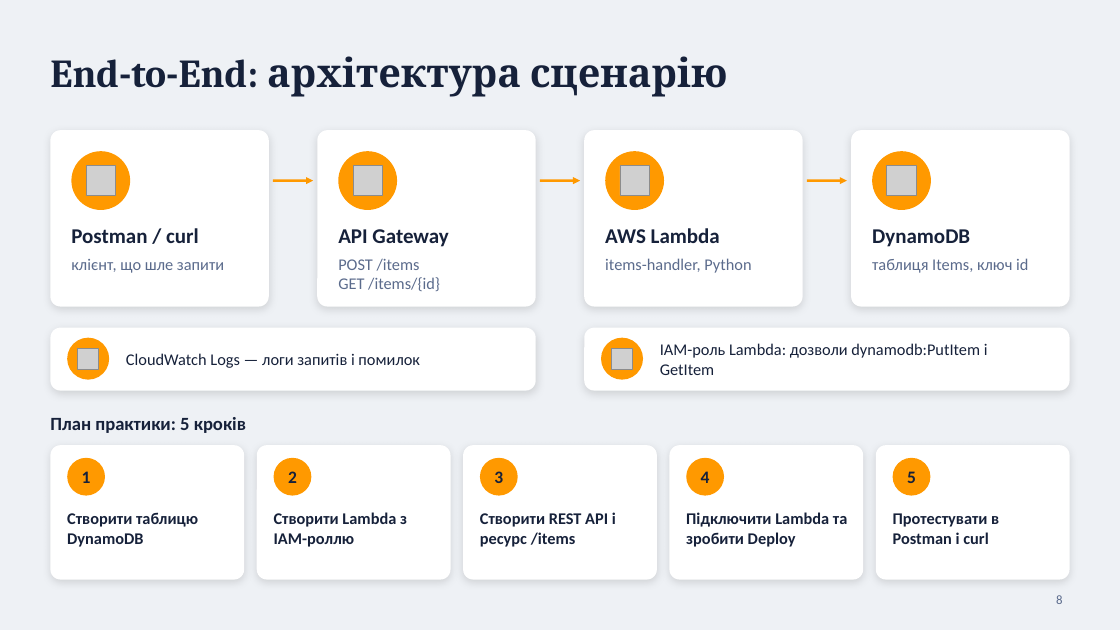
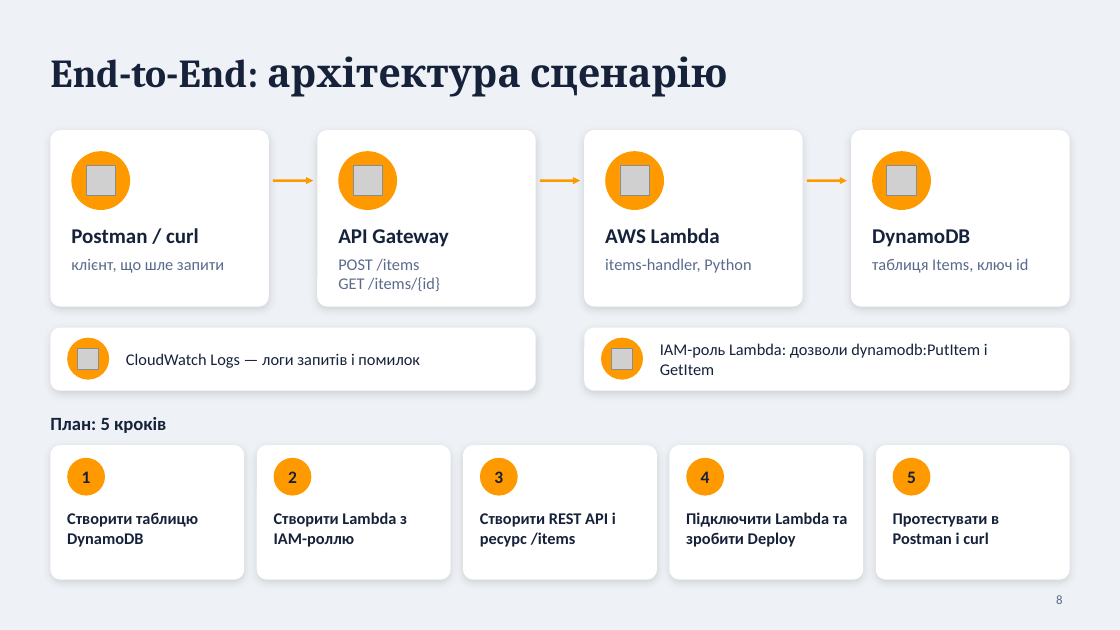
Before and after one commit to dmitriy-shtefan/aws-course-2026, a slide deck: slide 8 of заняття_9/API_Gateway_serverless.pptx. Drawn at 1120x630 pixels with LibreOffice and Linux fonts; fonts in the diff are those of the drawing; grey boxes stand for pictures. Boxes give left, top, right and bottom in pixels: in the first picture for what was removed or moved away, otherwise in the second. Text is boxed around its words. In the diff, an @@ line names an element or a change of style, - is before the commit and + after.

```diff
--- a/заняття_9/API_Gateway_serverless.pptx
+++ b/заняття_9/API_Gateway_serverless.pptx
@@ text at (x1=50, y1=417, x2=166, y2=433): text changed @@
-План практики: 5 кроків
+План: 5 кроків
```
Also in this commit, not shown: 2 other slides changed, 4 other files.
